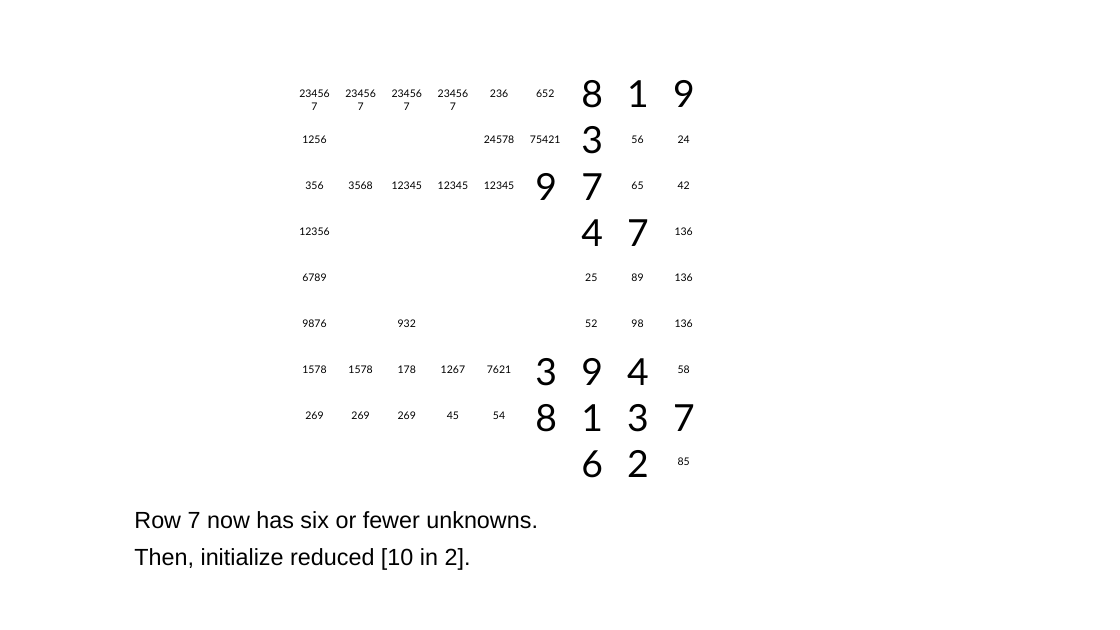
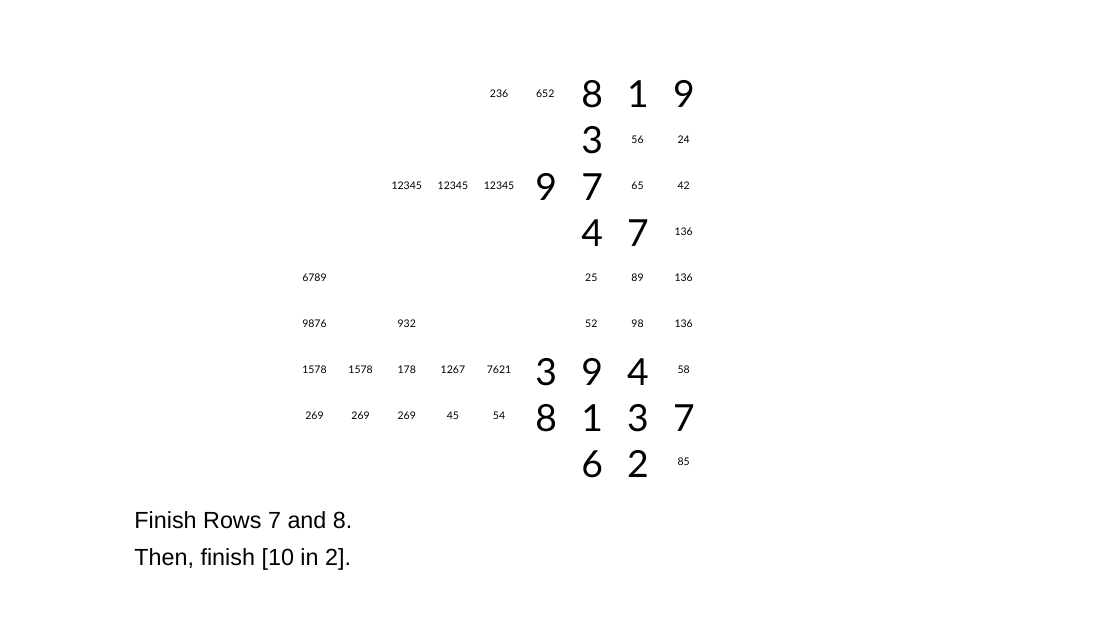
Before and after one commit to jhardis/WSJ_Number_Puzzles, a slide deck: slide 24 of 20260516_1.pptx (slide 27 before the commit). Drawn at 1120x630 pixels with LibreOffice and Linux fonts; fonts in the diff are those of the drawing; background and template pictures are left out. Boxes give left, top, right and bottom in pixels: in the first picture for what was removed or moved away, otherwise in the second. Text is boxed around its words. In the diff, an @@ line names an element or a change of style, - is before the commit and + after.

```diff
--- a/20260516_1.pptx
+++ b/20260516_1.pptx
@@ text removed at <box>288,83,340,104</box> @@
-234567
@@ text removed at <box>334,83,386,104</box> @@
-234567
@@ text removed at <box>381,83,433,104</box> @@
-234567
@@ text removed at <box>427,83,479,104</box> @@
-234567
@@ text removed at <box>302,135,326,143</box> @@
-1256
@@ text removed at <box>484,135,514,143</box> @@
-24578
@@ text removed at <box>530,135,560,143</box> @@
-75421
@@ text removed at <box>305,181,323,189</box> @@
-356
@@ text removed at <box>348,181,372,189</box> @@
-3568
@@ text removed at <box>299,227,329,235</box> @@
-12356
@@ text at <box>134,511,352,570</box>: text changed @@
-Row 7 now has six or fewer unknowns.
-Then, initialize reduced [10 in 2].
+Finish Rows 7 and 8.
+Then, finish [10 in 2].
```
Also in this commit, not shown: 34 other slides changed, 1 slide added, 2 slides removed.
